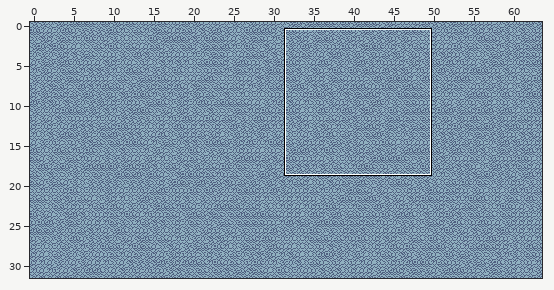
Level history. Tiled map: art/tiles/map1_large.tmx. The picture above shows the old version from afar; the outline marks the close-up.
Close-up. First the earlier version:
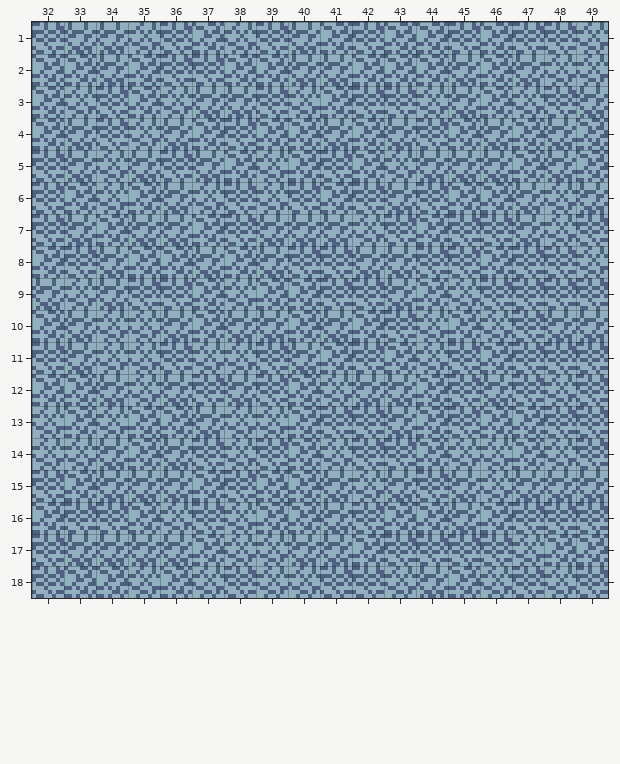
Cells are 8x8 px. Shown: x 32..49, y 1..18. The commit also changed other parts of the map, which this record leaves out.
And afterwards:
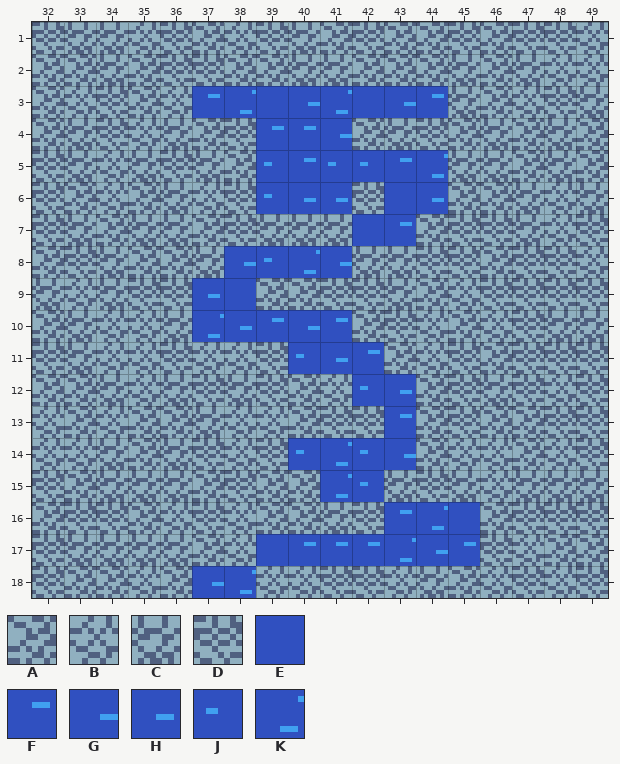
Key: from "bridge_tileset": A 1, B 2, C 3, D 4, E 6, F 7, G 8, H 9, J 10, K 11.
_ is an empty cell.
Changes in this commit:
Layer "Tile Layer 1":
The edit turns tile B into tile E in row 7 at x 42; in row 9 at x 38; in row 17 at x 39.
The edit turns tile C into tile E in row 6 at x 43; in row 16 at x 45.
The edit turns tile D into tile E in row 3 at x 39 and 42.
The edit turns tile A into tile F in row 4 at x 39 to 40; in row 5 at x 40; in row 16 at x 43; in row 17 at x 42.
The edit turns tile B into tile F in row 3 at x 44; in row 5 at x 43.
The edit turns tile C into tile F in row 3 at x 37; in row 10 at x 39 and 41; in row 13 at x 43; in row 17 at x 40 to 41.
The edit turns tile D into tile F in row 7 at x 43; in row 11 at x 42; in row 17 at x 45.
The edit turns tile A into tile G in row 8 at x 38; in row 10 at x 40.
The edit turns tile B into tile G in row 3 at x 40; in row 18 at x 37.
The edit turns tile C into tile G in row 4 at x 41.
The edit turns tile D into tile G in row 3 at x 43; in row 8 at x 41; in row 14 at x 43; in row 17 at x 44.
The edit turns tile A into tile H in row 6 at x 41; in row 9 at x 37; in row 11 at x 41.
The edit turns tile C into tile H in row 10 at x 38; in row 12 at x 43.
The edit turns tile D into tile H in row 6 at x 40 and 44.
The edit turns tile A into tile J in row 5 at x 42; in row 14 at x 40.
The edit turns tile B into tile J in rows 5 to 6 at x 39; in row 15 at x 42.
The edit turns tile C into tile J in row 8 at x 39; in row 11 at x 40; in row 12 at x 42.
The edit turns tile D into tile J in row 5 at x 41; in row 14 at x 42.
The edit turns tile A into tile K in row 3 at x 41; in row 10 at x 37; in row 16 at x 44.
The edit turns tile B into tile K in row 14 at x 41.
The edit turns tile C into tile K in row 3 at x 38; in row 5 at x 44; in row 15 at x 41.
The edit turns tile D into tile K in row 8 at x 40; in row 17 at x 43; in row 18 at x 38.
Changed places in both close-ups, as pixel boxes (x1, y1, x2, y2):
changed: (192, 86, 480, 598)
